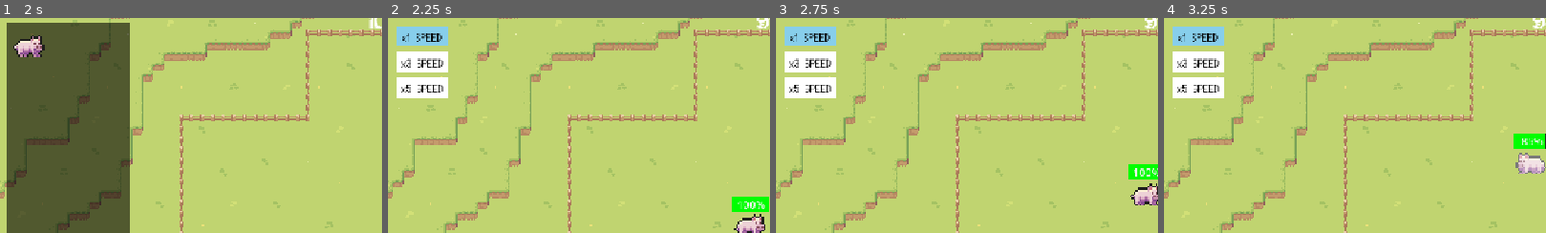
Above: before the commit, frames 1-4 (left to right).
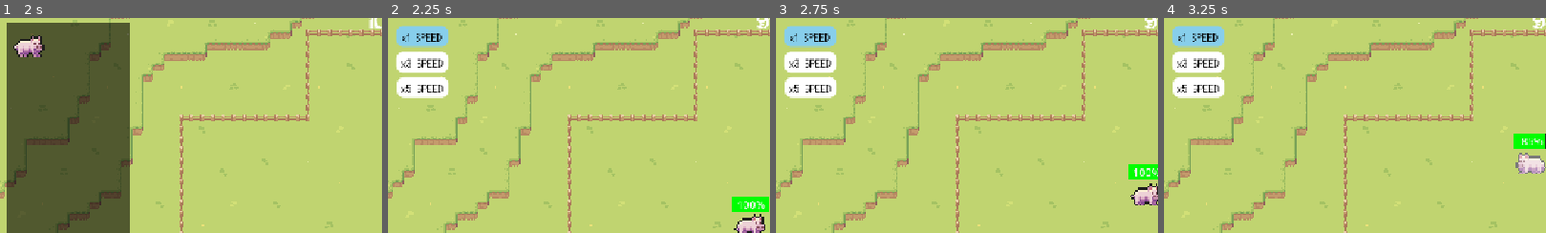
Above: after the commit, the same moments.

Repository: NNKD-Kevin/bouncy-battlefield
Game: Godot game, scene res://scenes/main_menu.tscn
Two runs of this game, one before a commit and one after it. Both use one fixed random seed, a clock stepped at 60 frames per second and the inputs below.
Inputs (mouse positions are % of the whole screen's width and height, from its top left):
- Up to frame 1 (2 s): click "START GAME" at 0.5 s; click "PIG: HP: 100 Bounce Against E…" at 1.25 s
- Up to frame 2 (2.25 s): tap Space (start) at 2 s; drag from (4, 8) to (60, 28) at 2.02 s
- Up to frame 3 (2.75 s): no input
- Up to frame 4 (3.25 s): drag from (57, 37) to (45, 70) at 2.77 s
The pictures show only the part of the screen within x 1-51%, y 2-52%; the shares and areas given below are measured in that part.

Frame 1 is identical in both runs. In frame 2, 0.6% of the frame differs, in the area x 2-16%, y 3-38%; in frame 3, 0.6%; in frame 4, 0.6%.

Commit message:
button rounding

Diff:
--- a/haven-game/script/stage_level.gd
+++ b/haven-game/script/stage_level.gd
@@ -55,6 +55,14 @@
 	button_3.visible = false
 	white_style.bg_color=Color.WHITE
 	blue_style.bg_color=Color.SKY_BLUE
+	white_style.corner_radius_bottom_left=10
+	white_style.corner_radius_bottom_right=10
+	white_style.corner_radius_top_left=10
+	white_style.corner_radius_top_right=10
+	blue_style.corner_radius_bottom_left=10
+	blue_style.corner_radius_bottom_right=10
+	blue_style.corner_radius_top_left=10
+	blue_style.corner_radius_top_right=10
 
 	Global.arrange.connect(_on_arrange)
 	music.play()
